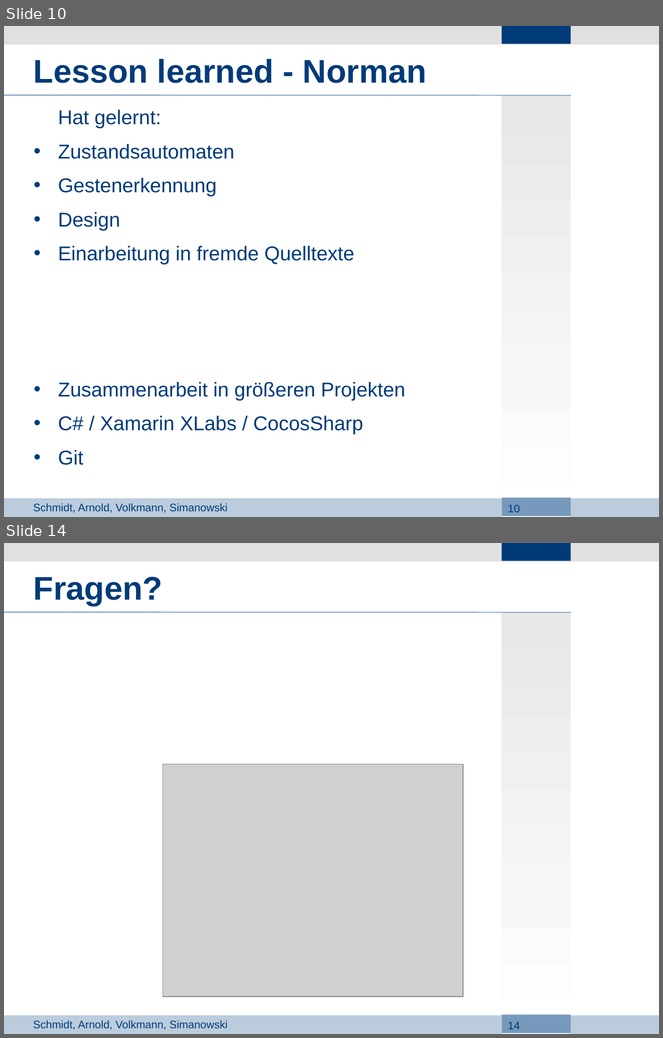
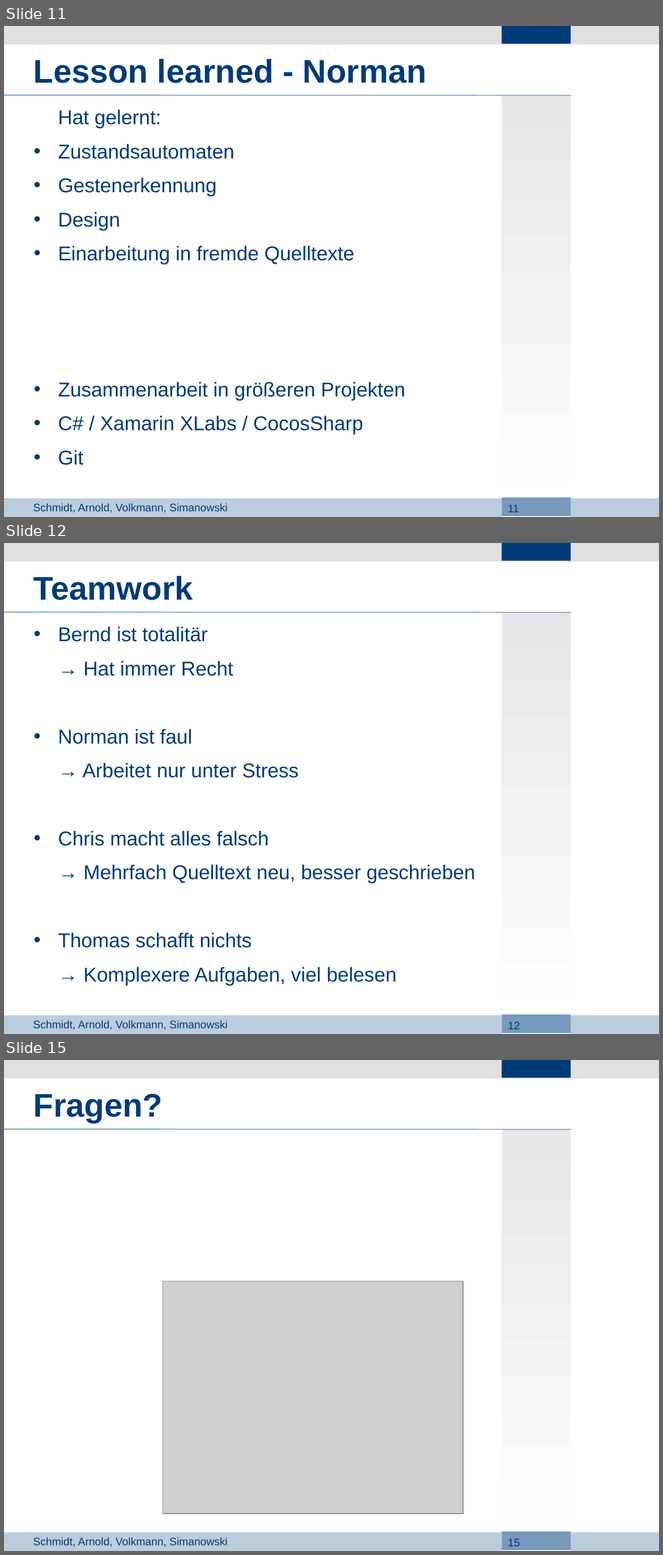
Before and after one commit to Lopt/ascendancy, a slide deck: docs/Projektdefinition/3_Presentation.odp. Shown one above the other, each under a label of ours: slides 10 and 14 before the commit, slides 11, 12 and 15 after it; the slides between them are not shown. The pictures are 663x1038 and 663x1555 pixels, drawn with LibreOffice and Linux fonts; fonts in the diff are those of the drawing; grey boxes stand for pictures; background and template pictures are left out. Boxes give left, top, right and bottom in pixels: in the first picture for what was removed or moved away, otherwise in the second. Text is boxed around its words. In the diff, an @@ line names an element or a change of style, - is before the commit and + after.

```diff
--- a/docs/Projektdefinition/3_Presentation.odp
+++ b/docs/Projektdefinition/3_Presentation.odp
@@ slide 12 added at bbox=[4, 543, 659, 1034], background #FFFFFF; not listed: 8 template elements that a slide beside it also shows @@
@@ title added at bbox=[34, 576, 193, 600], 36 pt, text #003B79, bold @@
+Teamwork
@@ text added at bbox=[58, 627, 475, 986], 22 pt, text #003B79 @@
+• Bernd ist totalitär
+→ Hat immer Recht
+• Norman ist faul
+→ Arbeitet nur unter Stress
+• Chris macht alles falsch
+→ Mehrfach Quelltext neu, besser geschrieben
+• Thomas schafft nichts
+→ Komplexere Aufgaben, viel belesen
@@ what was slide 10 is now slide 11 @@
@@ page number at bbox=[508, 505, 519, 513]: text changed @@
-10
+11
@@ what was slide 14 is now slide 15 @@
@@ page number at bbox=[508, 1539, 520, 1547]: text changed @@
-14
+15
```
Also in this commit, not shown: 5 slides changed.
